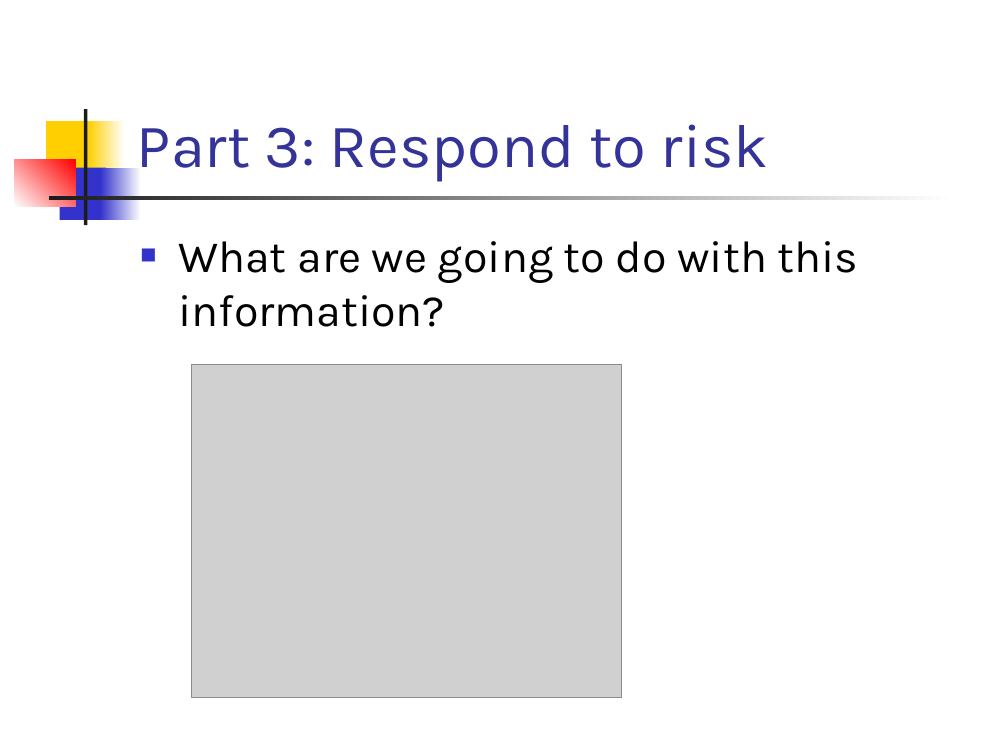
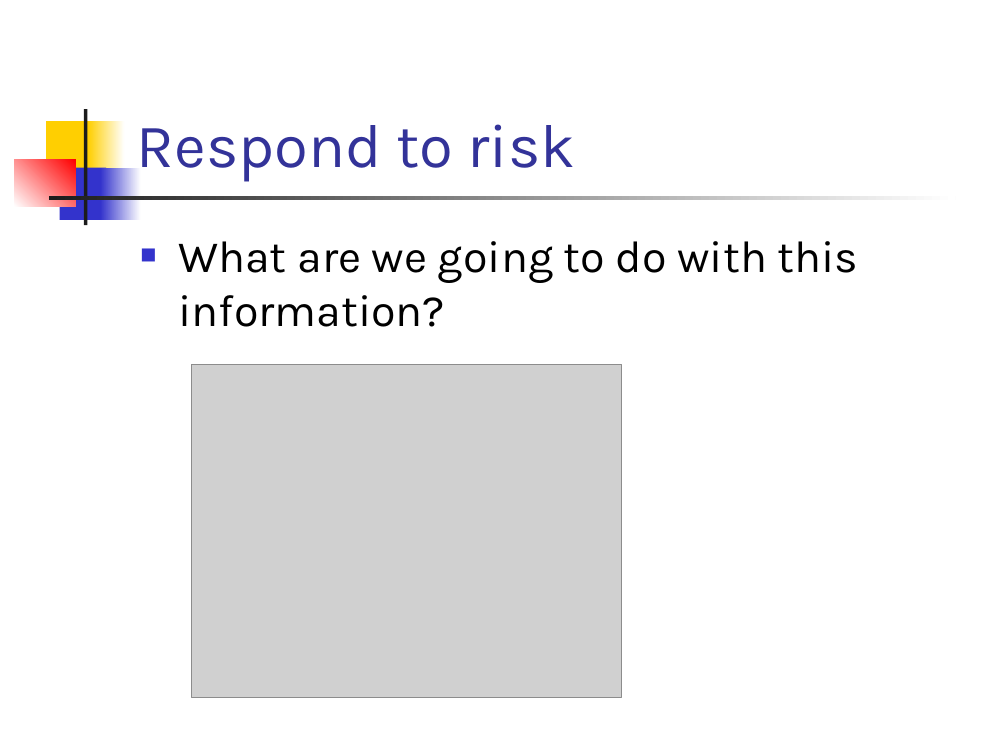
Before and after one commit to el-ahrairah/Risky_NIST, a slide deck: slide 24 of Risky NIST ecommerce.pptx (slide 26 before the commit). Drawn at 1008x756 pixels with LibreOffice and Linux fonts; fonts in the diff are those of the drawing; grey boxes stand for pictures. Boxes give left, top, right and bottom in pixels: in the first picture for what was removed or moved away, otherwise in the second. Text is boxed around its words. In the diff, an @@ line names an element or a change of style, - is before the commit and + after.

```diff
--- a/Risky NIST ecommerce.pptx
+++ b/Risky NIST ecommerce.pptx
@@ title at box(137, 124, 576, 182): text changed @@
-Part 3: Respond to risk
+Respond to risk
```
Also in this commit, not shown: 8 other slides changed, 1 slide added, 3 slides removed.
